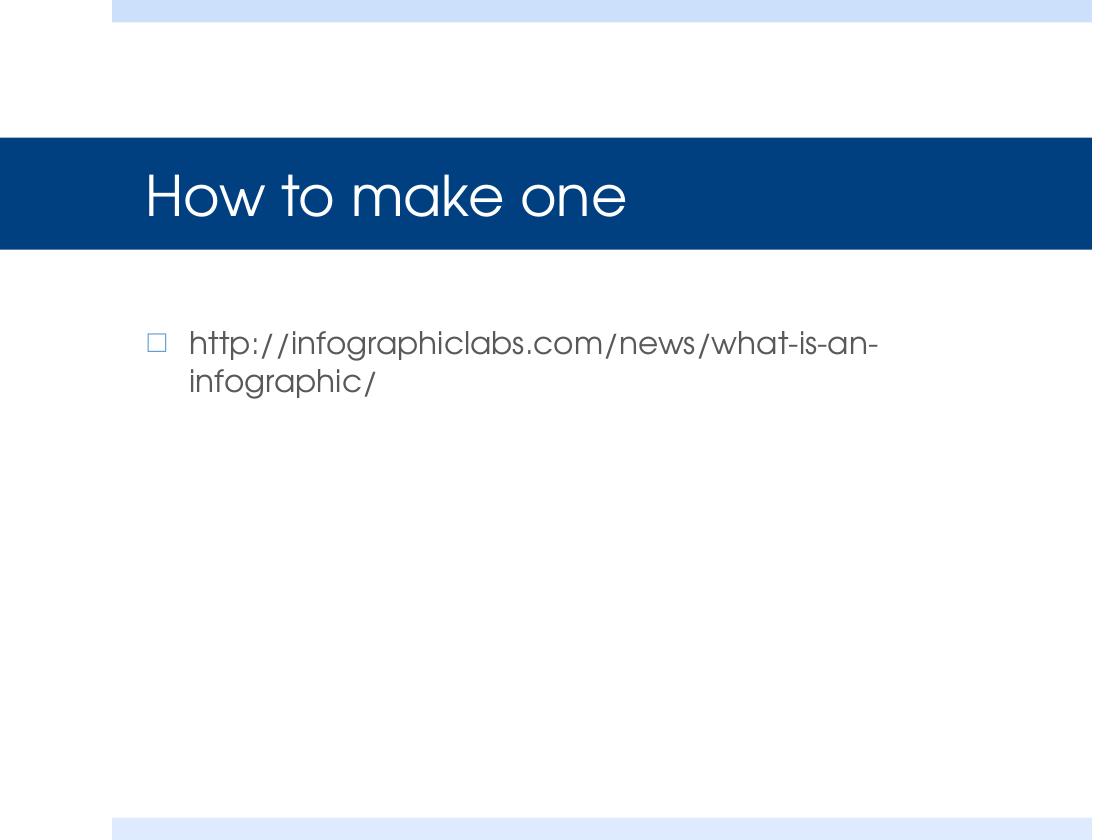
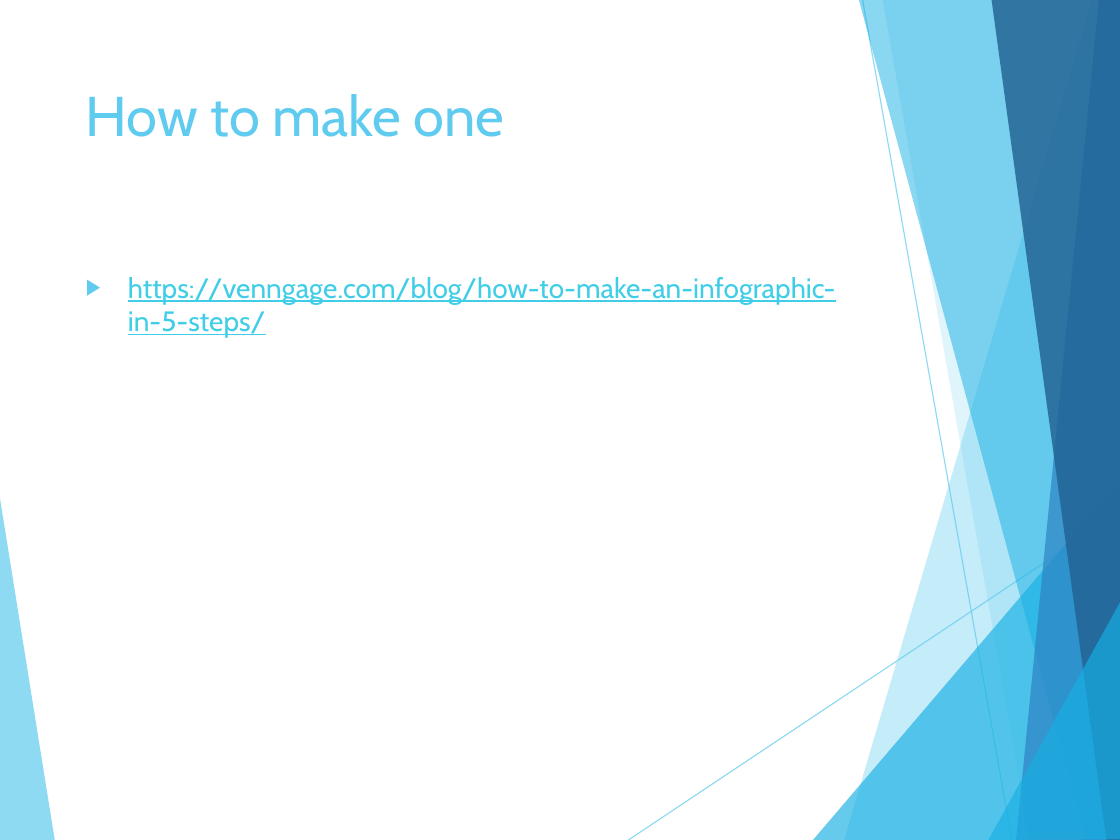
Before and after one commit to steven-king/mj487, a slide deck: slide 23 of Class08_sliders/EditingForClicks.pptx. Drawn at 1120x840 pixels with LibreOffice and Linux fonts; fonts in the diff are those of the drawing. Boxes give left, top, right and bottom in pixels: in the first picture for what was removed or moved away, otherwise in the second. Text is boxed around its words. In the diff, an @@ line names an element or a change of style, - is before the commit and + after.

```diff
--- a/Class08_sliders/EditingForClicks.pptx
+++ b/Class08_sliders/EditingForClicks.pptx
@@ rectangle removed at (112, 0, 1092, 22) @@
@@ title "How to make one": place and size @@
-title "How to make one" at (0, 138, 1092, 250)
+title "How to make one" at (86, 94, 505, 137)
@@ title "How to make one" at (86, 94, 505, 137): font TeX Gyre Adventor to Cabin, text colour #FFFFFF to #5FCBEF; vertical alignment middle to top; fill #004080 to none @@
@@ text at (128, 277, 836, 338): text changed; size 20 to 18 pt; font TeX Gyre Adventor to Cabin; text colour #595959 to #3FCDE7 @@
-□ http://infographiclabs.com/news/what-is-an-infographic/
+▶ https://venngage.com/blog/how-to-make-an-infographic-in-5-steps/
@@ group added at (0, 0, 1120, 840): 8 freeform shapes, 2 lines @@
@@ rectangle removed at (112, 818, 1092, 840) @@
```
Also in this commit, not shown: 19 other slides changed, 5 slides added, 5 slides removed, 2 other files.
